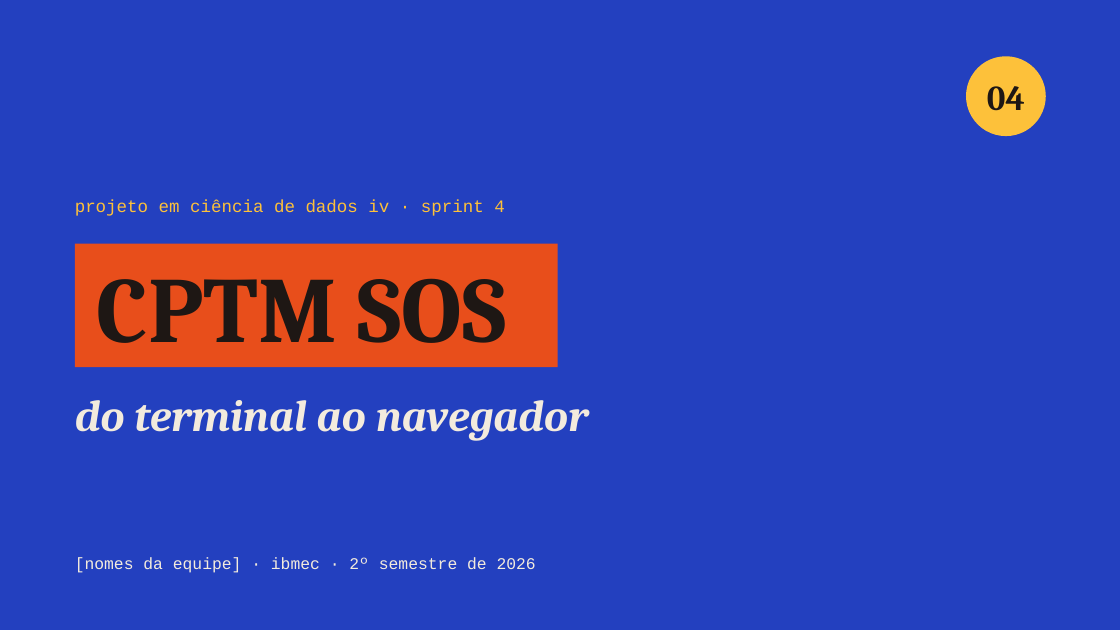
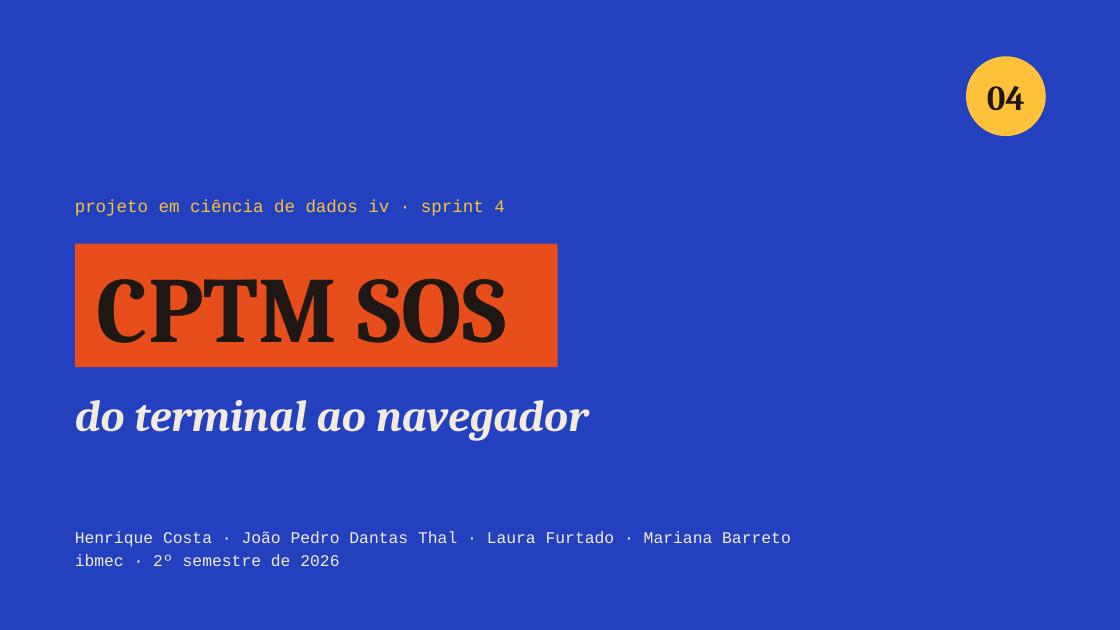
Before and after one commit to dantas6773/cptm-sos-nuvem, a slide deck: slide 1 of apresentacoes/sprint-4.pptx. Drawn at 1120x630 pixels with LibreOffice and Linux fonts; fonts in the diff are those of the drawing. Boxes give left, top, right and bottom in pixels: in the first picture for what was removed or moved away, otherwise in the second. Text is boxed around its words. In the diff, an @@ line names an element or a change of style, - is before the commit and + after.

```diff
--- a/apresentacoes/sprint-4.pptx
+++ b/apresentacoes/sprint-4.pptx
@@ text at [75,531,791,566]: text changed @@
-[nomes da equipe] · ibmec · 2º semestre de 2026
+Henrique Costa · João Pedro Dantas Thal · Laura Furtado · Mariana Barreto
+ibmec · 2º semestre de 2026
```
